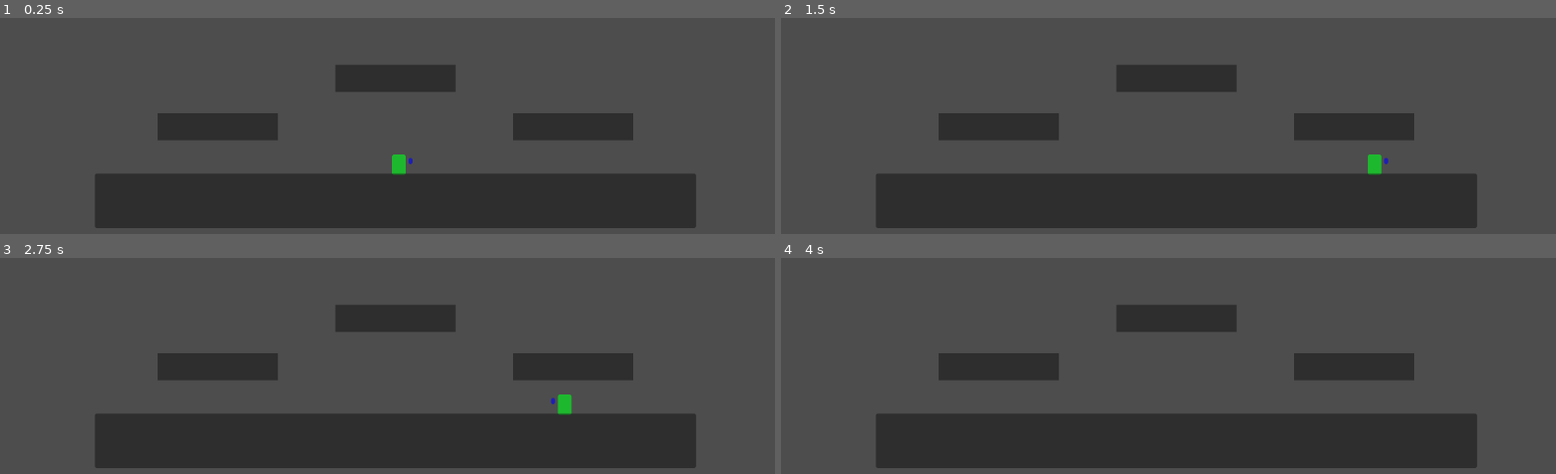
Above: before the commit, frames 1-4 (two rows, left to right).
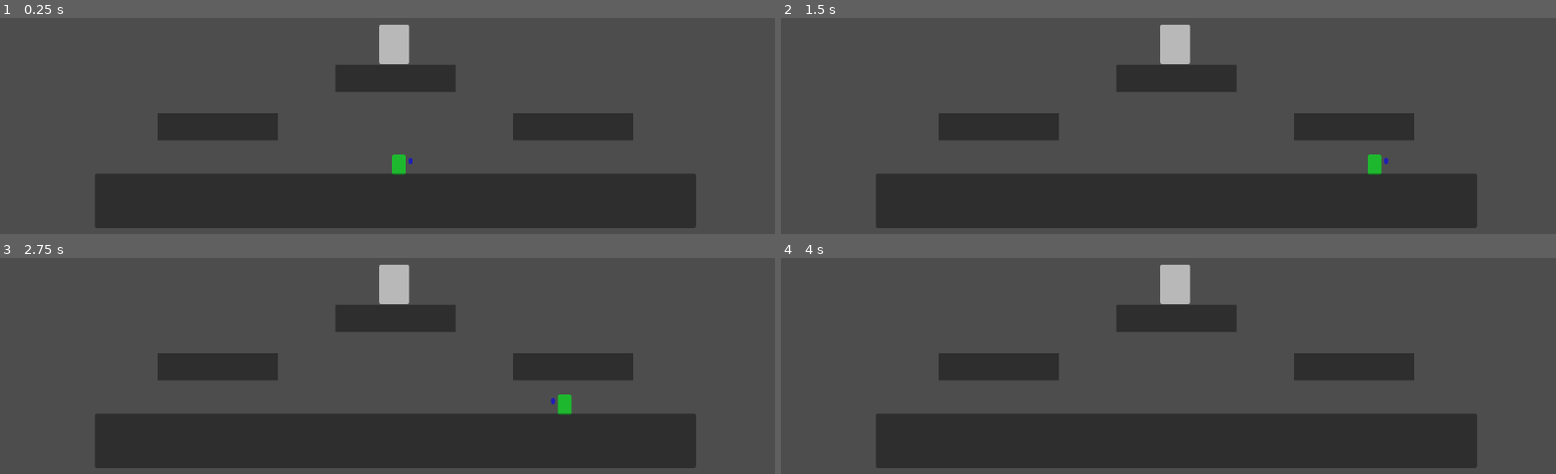
Above: after the commit, the same moments.

Repository: Wherritt/CaptainGameJam
Game: Godot game, scene res://Main.tscn
Same seed, same stepped clock (60 frames per second), same inputs: the game is played once before the commit and once after it.
Inputs:
- Up to frame 1 (0.25 s): no input
- Up to frame 2 (1.5 s): tap Enter (ui_accept) at 0.5, 0.77 s; hold Right (ui_right) from 0.53 s (still down)
- Up to frame 3 (2.75 s): tap Enter (ui_accept) at 1.52 s; release Right (ui_right) at 2.03 s; hold Left (ui_left) from 2.03 s (still down)
- Up to frame 4 (4 s): release Left (ui_left) at 2.78 s; hold Right (ui_right) from 2.78 s (still down); tap Enter (ui_accept) at 3.02, 3.77 s

The runs differ from the first frame. In frame 1, 0.7% of the frame differs, in the area x 48-53%, y 3-22%; in frame 2, 0.7%; in frame 3, 0.7%; in frame 4, 0.7%.

Commit message:
deposit station/level progression added

Diff:
--- a/Enemy1/Enemy1Movement.gd
+++ b/Enemy1/Enemy1Movement.gd
@@ -56,7 +56,6 @@
 			hat_instance.position = position
 			call_deferred("add_and_setpos")
 			hat_instance.enemy_dropped_hat = true
-		print("killed one Enemy1")
 
 func add_and_setpos():
 	get_tree().root.add_child(hat_instance)
--- a/Enemy1/EnemyHit.gd
+++ b/Enemy1/EnemyHit.gd
@@ -4,5 +4,4 @@
 
 func _on_body_entered(body):
 	if body.is_in_group("Player"):
-		body.take_damage(damage)
-		print("-" + str(damage))
+		body.take_damage(0)#damage)
--- a/Main.tscn
+++ b/Main.tscn
@@ -1,8 +1,9 @@
-[gd_scene load_steps=6 format=3 uid="uid://de44sv6eg61bo"]
+[gd_scene load_steps=7 format=3 uid="uid://de44sv6eg61bo"]
 
 [ext_resource type="PackedScene" uid="uid://bn4533emn1xoi" path="res://Player/Player.tscn" id="1_8yo01"]
 [ext_resource type="PackedScene" uid="uid://cmucj8w1ljvnl" path="res://scripts/kill_zone.tscn" id="2_darts"]
 [ext_resource type="PackedScene" uid="uid://2qdu38wisvi5" path="res://scripts/portal.tscn" id="4_a01u3"]
+[ext_resource type="PackedScene" uid="uid://dsbsdgbnsh86p" path="res://scripts/deposit_point.tscn" id="4_baaqj"]
 
 [sub_resource type="WorldBoundaryShape2D" id="WorldBoundaryShape2D_0wgd2"]
 
@@ -17,6 +18,23 @@
 [node name="Player" parent="." instance=ExtResource("1_8yo01")]
 position = Vector2(8, 122)
 disable_mode = 2
+
+[node name="deposit_point" parent="." instance=ExtResource("4_baaqj")]
+position = Vector2(1, -50)
+
+[node name="portals" parent="." instance=ExtResource("4_a01u3")]
+position = Vector2(-336, 21)
+
+[node name="portal1" type="Marker2D" parent="portals"]
+position = Vector2(657, 0)
+
+[node name="portal2" type="Marker2D" parent="portals"]
+
+[node name="portal3" type="Marker2D" parent="portals"]
+position = Vector2(-85, 87)
+
+[node name="portal4" type="Marker2D" parent="portals"]
+position = Vector2(751, 84)
 
 [node name="KillZone" parent="." instance=ExtResource("2_darts")]
 position = Vector2(0, 267)
@@ -79,16 +97,4 @@
 offset_right = 440.0
 offset_bottom = 40.0
 
-[node name="portals" parent="." instance=ExtResource("4_a01u3")]
-position = Vector2(-336, 21)
-
-[node name="portal1" type="Marker2D" parent="portals"]
-position = Vector2(657, 0)
-
-[node name="portal2" type="Marker2D" parent="portals"]
-
-[node name="portal3" type="Marker2D" parent="portals"]
-position = Vector2(-85, 87)
-
-[node name="portal4" type="Marker2D" parent="portals"]
-position = Vector2(751, 84)
+[connection signal="next_enemy_spawn_timer" from="deposit_point" to="portals" method="reduce_timer"]
--- a/Player/Player.gd
+++ b/Player/Player.gd
@@ -34,6 +34,9 @@
 	# Handle jump.
 	if Input.is_action_just_pressed("ui_up") and is_on_floor():
 		velocity.y = JUMP_VELOCITY
+
+	if Input.is_action_just_pressed("ui_down"):
+		remove_hat()
 
 	# Handle shoot.
 	if Input.is_action_pressed("ui_accept") and can_shoot:
@@ -89,5 +92,13 @@
 				return "bullet_hat"
 	return ""
 
+func remove_hat():
+	if not has_hat() == "":
+		var hat_being_worn = $hat_point.get_child(0)
+		hat_being_worn.queue_free()
+
 func reload_scene():
+	var all_hats = get_tree().get_nodes_in_group("hats")
+	for hat in all_hats:
+		hat.queue_free()
 	get_tree().reload_current_scene()
--- a/scripts/bullet_hat.tscn
+++ b/scripts/bullet_hat.tscn
@@ -1,11 +1,11 @@
-[gd_scene load_steps=3 format=3 uid="uid://bu4q20yoqoeu2"]
+[gd_scene load_steps=3 format=3 uid="uid://sn0nutle7b6f"]
 
 [ext_resource type="Script" path="res://scripts/bullet_hat.gd" id="1_0eos2"]
 
 [sub_resource type="CircleShape2D" id="CircleShape2D_hr5kd"]
 radius = 17.0294
 
-[node name="bullet_hat" type="Area2D" groups=["bullet_hat"]]
+[node name="bullet_hat" type="Area2D" groups=["bullet_hat", "hats"]]
 script = ExtResource("1_0eos2")
 
 [node name="CollisionShape2D" type="CollisionShape2D" parent="."]
--- /dev/null
+++ b/scripts/deposit_point.gd
@@ -0,0 +1,46 @@
+extends Area2D
+
+signal next_enemy_spawn_timer
+
+@onready var hat_1 = preload("res://scripts/hat_1.tscn")
+@onready var bullet_hat = preload("res://scripts/bullet_hat.tscn")
+
+var hat_instance = null
+var hats = []
+
+func _ready():
+	hats = [
+		{"name": "hat_1", "scene": hat_1},
+		{"name": "bullet_hat", "scene": bullet_hat}
+	]
+	choose_hat_for_this_stage()
+
+func choose_hat_for_this_stage():
+	var hat_choice = randi() % hats.size()
+	hat_instance = hats[hat_choice]["name"]
+	print(hat_instance)
+
+func _on_body_entered(body):
+	if body.is_in_group("Player"):
+		var player = body
+		var players_hat = player.has_hat()
+		if players_hat == players_hat_type(hat_instance):
+			call_deferred("next_stage")
+
+func players_hat_type(hat_type) -> String:
+	if hat_type == "hat_1":
+		return "hat_1"
+	elif hat_type == "bullet_hat":
+		return "bullet_hat"
+	return ""
+
+func next_stage():
+	print("next stage accomplished")
+	emit_signal("next_enemy_spawn_timer")
+	var enemies = get_tree().get_nodes_in_group("Enemy")
+	var all_hats = get_tree().get_nodes_in_group("hats")
+	for enemy in enemies:
+		enemy.queue_free()
+	for hat in all_hats:
+		hat.queue_free()
+	choose_hat_for_this_stage()
--- /dev/null
+++ b/scripts/deposit_point.tscn
@@ -0,0 +1,21 @@
+[gd_scene load_steps=3 format=3 uid="uid://dsbsdgbnsh86p"]
+
+[ext_resource type="Script" path="res://scripts/deposit_point.gd" id="1_8ttiv"]
+
+[sub_resource type="RectangleShape2D" id="RectangleShape2D_hyk21"]
+size = Vector2(44, 56)
+
+[node name="deposit_point" type="Area2D"]
+script = ExtResource("1_8ttiv")
+
+[node name="CollisionShape2D" type="CollisionShape2D" parent="."]
+shape = SubResource("RectangleShape2D_hyk21")
+
+[node name="Panel" type="Panel" parent="CollisionShape2D"]
+modulate = Color(100, 100, 100, 1)
+offset_left = -22.0
+offset_top = -29.0
+offset_right = 22.0
+offset_bottom = 29.0
+
+[connection signal="body_entered" from="." to="." method="_on_body_entered"]
--- a/scripts/hat_1.tscn
+++ b/scripts/hat_1.tscn
@@ -1,11 +1,11 @@
-[gd_scene load_steps=3 format=3 uid="uid://b3enojlvb6j6d"]
+[gd_scene load_steps=3 format=3 uid="uid://bn7vsp72o8foj"]
 
 [ext_resource type="Script" path="res://scripts/hat_1.gd" id="1_37ukv"]
 
 [sub_resource type="CircleShape2D" id="CircleShape2D_v2t6x"]
 radius = 20.0
 
-[node name="hat1" type="Area2D" groups=["hat1"]]
+[node name="hat1" type="Area2D" groups=["hat1", "hats"]]
 script = ExtResource("1_37ukv")
 
 [node name="CollisionShape2D" type="CollisionShape2D" parent="."]
--- a/scripts/portal.gd
+++ b/scripts/portal.gd
@@ -16,6 +16,11 @@
 		portal4_node.global_position
 	]
 
+func reduce_timer():
+	if $Timer.wait_time >= 0.3:
+		$Timer.wait_time -= 0.3
+		print("Spawn_timer reduced. Enemy spawn every: " + str($Timer.wait_time))
+
 func spawn_enemy():
 	var enemy_instance = enemy_one.instantiate()
 	# Pick a random position from portal_positions
@@ -26,3 +31,6 @@
 
 func _on_timer_timeout():
 	spawn_enemy()
+
+func _on_deposit_point_next_enemy_spawn_timer():
+	pass # Replace with function body.
